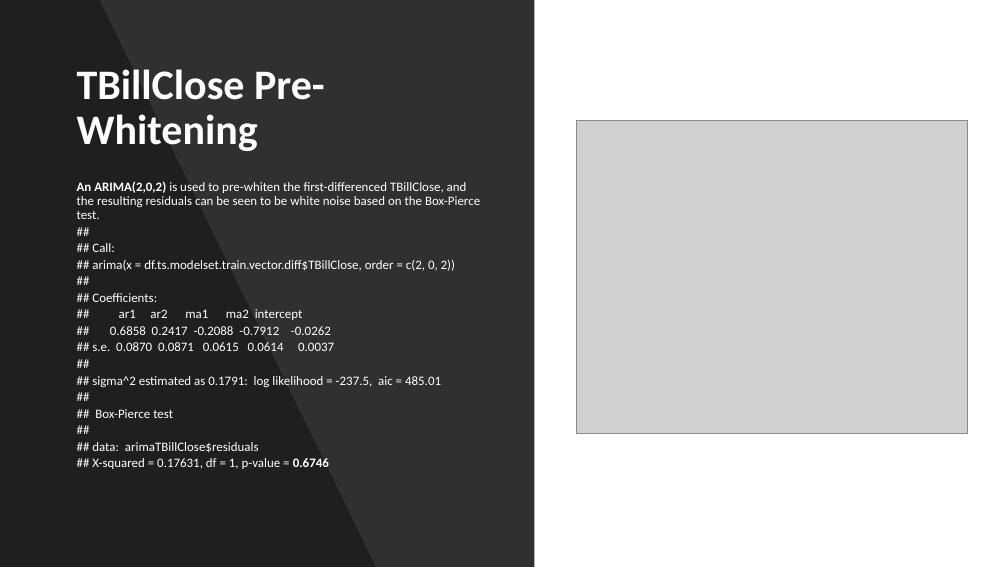
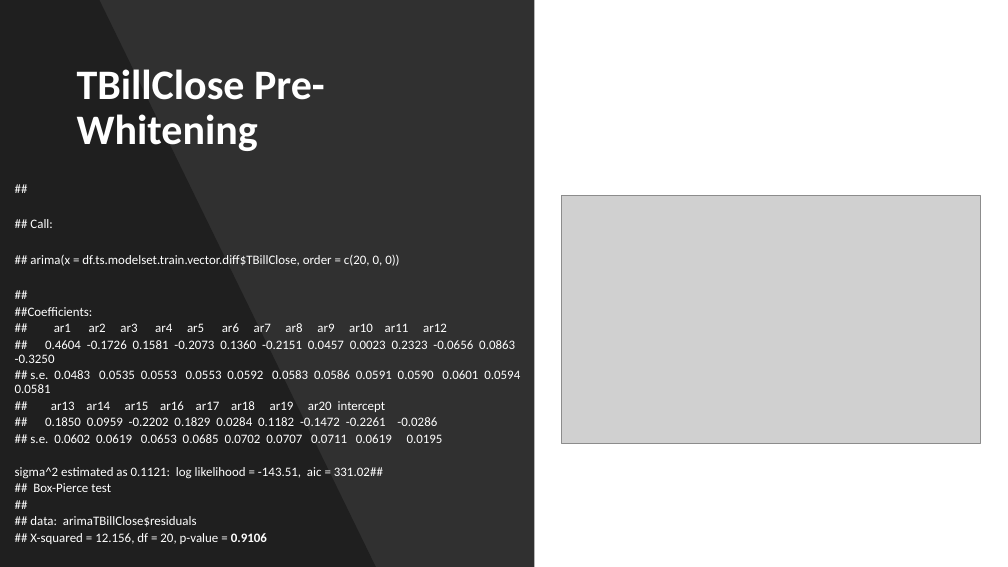
Before and after one commit to npthomas208/DS809-time-series, a slide deck: slide 98 of DS809ProjectPresentation v2.pptm (slide 105 before the commit). Drawn at 1008x567 pixels with LibreOffice and Linux fonts; fonts in the diff are those of the drawing; grey boxes stand for pictures. Boxes give left, top, right and bottom in pixels: in the first picture for what was removed or moved away, otherwise in the second. Text is boxed around its words. In the diff, an @@ line names an element or a change of style, - is before the commit and + after.

```diff
--- a/DS809ProjectPresentation v2.pptm
+++ b/DS809ProjectPresentation v2.pptm
@@ picture: place and size @@
-picture at [577, 120, 969, 433]
+picture at [561, 196, 981, 444]
@@ text at [15, 219, 520, 492]: text changed @@
-An ARIMA(2,0,2) is used to pre-whiten the first-differenced TBillClose, and the resulting residuals can be seen to be white noise based on the Box-Pierce test.
-##
-## Call:
-## arima(x = df.ts.modelset.train.vector.diff$TBillClose, order = c(2, 0, 2))
-##
-## Coefficients:
-## ar1 ar2 ma1 ma2 intercept
-## 0.6858 0.2417 -0.2088 -0.7912 -0.0262
-## s.e. 0.0870 0.0871 0.0615 0.0614 0.0037
-##
-## sigma^2 estimated as 0.1791: log likelihood = -237.5, aic = 485.01
-##
-## Box-Pierce test
-##
-## data: arimaTBillClose$residuals
-## X-squared = 0.17631, df = 1, p-value = 0.6746
+##
+## Call:
+## arima(x = df.ts.modelset.train.vector.diff$TBillClose, order = c(20, 0, 0))
+##
+##Coefficients:
+## ar1 ar2 ar3 ar4 ar5 ar6 ar7 ar8 ar9 ar10 ar11 ar12
+## 0.4604 -0.1726 0.1581 -0.2073 0.1360 -0.2151 0.0457 0.0023 0.2323 -0.0656 0.0863 -0.3250
+## s.e. 0.0483 0.0535 0.0553 0.0553 0.0592 0.0583 0.0586 0.0591 0.0590 0.0601 0.0594 0.0581
+## ar13 ar14 ar15 ar16 ar17 ar18 ar19 ar20 intercept
+## 0.1850 0.0959 -0.2202 0.1829 0.0284 0.1182 -0.1472 -0.2261 -0.0286
+## s.e. 0.0602 0.0619 0.0653 0.0685 0.0702 0.0707 0.0711 0.0619 0.0195
+sigma^2 estimated as 0.1121: log likelihood = -143.51, aic = 331.02##
+## Box-Pierce test
+##
+## data: arimaTBillClose$residuals
+## X-squared = 12.156, df = 20, p-value = 0.9106
```
Also in this commit, not shown: 40 other slides changed, 2 slides added, 8 slides removed, 8 other files.
